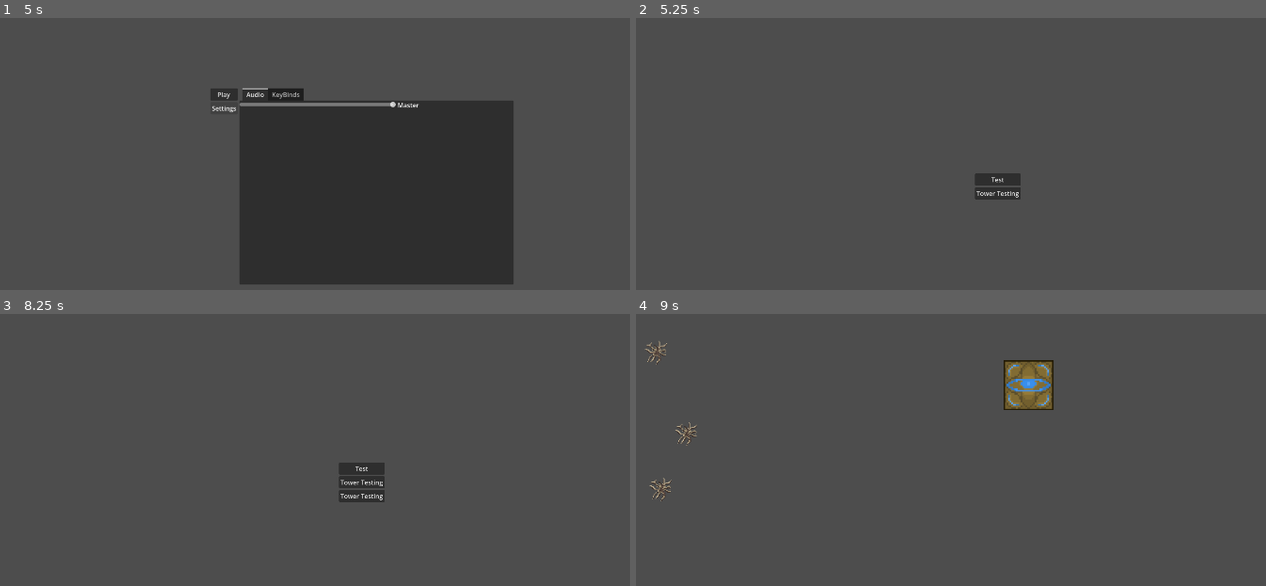
Above: before the commit, frames 1-4 (two rows, left to right).
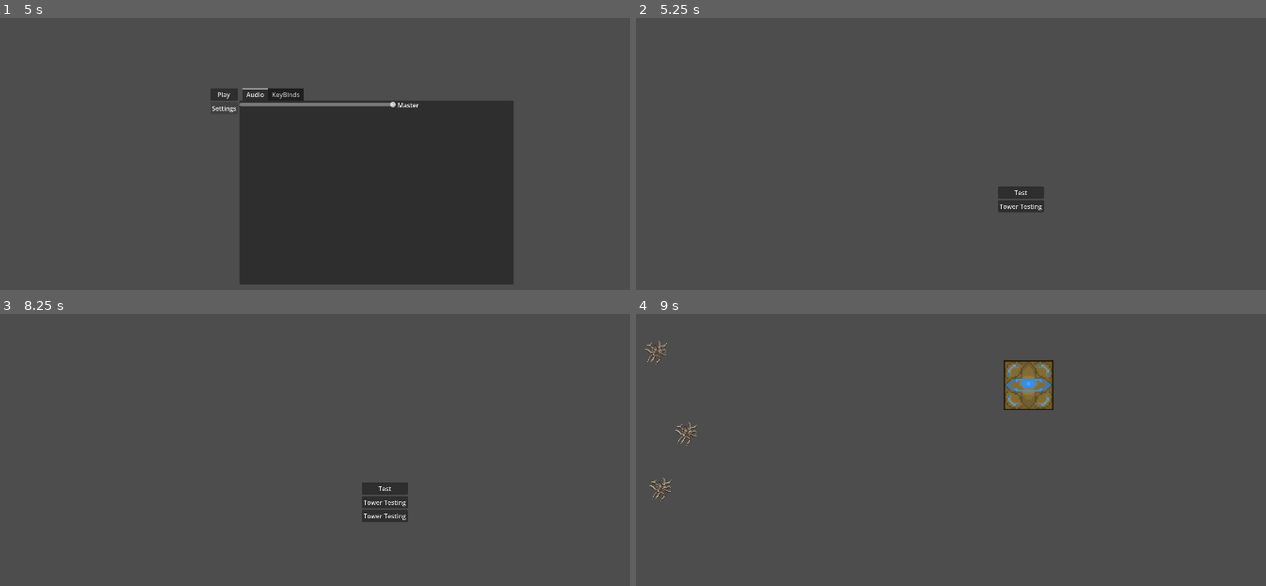
Above: after the commit, the same moments.

Repository: Kaczs/school-jam
Game: Godot game, scene res://Scenes/Levels/test.tscn
Two runs of this game, one before a commit and one after it. Both use one fixed random seed, a clock stepped at 60 frames per second and the inputs below. This scene is started directly instead of the project's main scene. The engine's default icon, where the game draws it, is replaced by a stand-in: a white triangle on a blue panel in a dark square.
Inputs (mouse positions are in pixels of both pictures, inside the frame that each line leads up to):
- Up to frame 1 (5 s): move the mouse to (529, 164) at 0.52 s; tap 2 (global_wind) at 0.6, 2.3 s; click (529, 164) at 0.67 s; tap 1 (local_wind) at 0.8, 3.6 s; drag from (214, 208) to (321, 270) at 1.27 s; move the mouse to (434, 94) at 2.02 s; press the mouse at (434, 94) at 2.03 s; release the mouse at (434, 94) at 2.75 s; drag from (321, 270) to (138, 124) at 2.77 s; move the mouse to (585, 249) at 3.52 s; press the mouse at (585, 249) at 3.53 s; hold Escape (UI_Back) 3.53-4.25 s; release the mouse at (585, 249) at 4.25 s; click "Settings" at 4.25 s
- Up to frame 2 (5.25 s): click "Play" at 5 s
- Up to frame 3 (8.25 s): click "Test" at 5.75 s; drag from (138, 420) to (252, 376) at 6.52 s; move the mouse to (396, 482) at 7.27 s; hold Escape (UI_Back) 7.28-8 s; hold L 7.28-8 s; click (396, 482) at 7.42 s; tap 1 (local_wind) at 7.55 s; click "Play" at 8 s
- Up to frame 4 (9 s): click "Test" at 8.75 s

Frame 1 is identical in both runs. In frame 2, 1.0% of the frame differs, in the area x 53-65%, y 57-72%; in frame 3, 1.4%, in the area x 53-65%, y 54-77%; in frame 4, nothing differs.

Commit message:
made it and now its done

Diff:
--- a/MainMenu/main.tscn
+++ b/MainMenu/main.tscn
@@ -1,8 +1,8 @@
 [gd_scene format=3 uid="uid://hvkuvt05v2x4"]
 
-[ext_resource type="Script" uid="uid://d3d2hk67lu7h4" path="res://MainMenu/main.gd" id="1_gfqty"]
+[ext_resource type="Script" uid="uid://d3d2hk67lu7h4" path="res://Scripts/main.gd" id="1_gfqty"]
 [ext_resource type="PackedScene" uid="uid://d4m7rbp05e81j" path="res://Scenes/Settings/settings_menu.tscn" id="2_jx6g1"]
-[ext_resource type="Script" uid="uid://blbbq7kj04auj" path="res://MainMenu/level_select.gd" id="3_lweib"]
+[ext_resource type="Script" uid="uid://blbbq7kj04auj" path="res://Scripts/level_select.gd" id="3_lweib"]
 
 [node name="Control" type="Control" unique_id=783469329]
 layout_mode = 3
@@ -50,8 +50,12 @@
 grow_vertical = 2
 script = ExtResource("3_lweib")
 
-[node name="VBoxContainer" type="VBoxContainer" parent="LevelSelect" unique_id=335956720]
+[node name="ColorRect" type="ColorRect" parent="LevelSelect" unique_id=152204408]
 layout_mode = 2
+
+[node name="VBoxContainer" type="VBoxContainer" parent="LevelSelect/ColorRect" unique_id=335956720]
+unique_name_in_owner = true
+layout_mode = 0
 
 [connection signal="pressed" from="CenterContainer/HBoxContainer/VBoxContainer/Play" to="." method="_on_play_pressed"]
 [connection signal="pressed" from="CenterContainer/HBoxContainer/VBoxContainer/Settings" to="." method="_on_settings_pressed"]
--- a/Scenes/Levels/test.tscn
+++ b/Scenes/Levels/test.tscn
@@ -4,6 +4,7 @@
 [ext_resource type="Script" uid="uid://cl8kj12qr7r40" path="res://Scripts/test.gd" id="1_ovt37"]
 [ext_resource type="PackedScene" uid="uid://j1ftmn1hkutc" path="res://Scenes/goal.tscn" id="2_4te2q"]
 [ext_resource type="PackedScene" uid="uid://bojvjttovmt8" path="res://Scenes/wind_controller.tscn" id="3_q1p36"]
+[ext_resource type="PackedScene" uid="uid://cvyicx01sm07a" path="res://Scenes/level_menu.tscn" id="5_x0mv3"]
 
 [sub_resource type="NavigationPolygon" id="NavigationPolygon_4te2q"]
 vertices = PackedVector2Array(1139.0938, 0.96875, 1144.8984, 636.6875, 779.02344, 626, 12.9609375, -1.96875, 464.96094, 633.9922, 284.9922, 630, 11.03125, 636.7422)
@@ -34,3 +35,8 @@
 
 [node name="WindController" parent="." unique_id=1545098080 instance=ExtResource("3_q1p36")]
 wind_force = 3000
+
+[node name="CanvasLayer" type="CanvasLayer" parent="." unique_id=1132798308]
+
+[node name="LevelMenu" parent="CanvasLayer" unique_id=2140832043 instance=ExtResource("5_x0mv3")]
+visible = false
--- a/Scenes/Settings/key_binds.gd
+++ b/Scenes/Settings/key_binds.gd
@@ -5,6 +5,8 @@
 var rebindable_actions:Dictionary = {
 	#name of action in project settings : name you want to be displayed to the user,
 	#"crouch_action":"Crouch"
+	"global_wind" : "Global Wind",
+	"local_wind": "Local Wind"
 }
 
 
--- a/Scenes/Settings/key_binds.tscn
+++ b/Scenes/Settings/key_binds.tscn
@@ -1,6 +1,6 @@
 [gd_scene format=3 uid="uid://e6q06jshe80m"]
 
-[ext_resource type="Script" uid="uid://bhjhe0nqu2rtr" path="res://Settings/key_binds.gd" id="1_gld33"]
+[ext_resource type="Script" uid="uid://bhjhe0nqu2rtr" path="res://Scenes/Settings/key_binds.gd" id="1_gld33"]
 
 [node name="KeyBinds" type="Control" unique_id=1967009364]
 layout_mode = 3
--- /dev/null
+++ b/Scenes/level_menu.tscn
@@ -0,0 +1,51 @@
+[gd_scene format=3 uid="uid://cvyicx01sm07a"]
+
+[ext_resource type="Script" uid="uid://bpii6kpmwhgxn" path="res://Scripts/level_menu.gd" id="1_c64aj"]
+[ext_resource type="PackedScene" uid="uid://d4m7rbp05e81j" path="res://Scenes/Settings/settings_menu.tscn" id="2_ymr0u"]
+
+[node name="LevelMenu" type="Control" unique_id=2140832043]
+layout_mode = 3
+anchors_preset = 15
+anchor_right = 1.0
+anchor_bottom = 1.0
+grow_horizontal = 2
+grow_vertical = 2
+script = ExtResource("1_c64aj")
+
+[node name="CenterContainer" type="CenterContainer" parent="." unique_id=1376843093]
+custom_minimum_size = Vector2(700, 500)
+layout_mode = 1
+anchors_preset = 15
+anchor_right = 1.0
+anchor_bottom = 1.0
+grow_horizontal = 2
+grow_vertical = 2
+
+[node name="VBoxContainer" type="VBoxContainer" parent="CenterContainer" unique_id=1517618126]
+layout_mode = 2
+
+[node name="Resume" type="Button" parent="CenterContainer/VBoxContainer" unique_id=2001068849]
+layout_mode = 2
+text = "Resume"
+
+[node name="Restart" type="Button" parent="CenterContainer/VBoxContainer" unique_id=1998546613]
+layout_mode = 2
+text = "Restart"
+
+[node name="Settings" type="Button" parent="CenterContainer/VBoxContainer" unique_id=156300432]
+layout_mode = 2
+text = "Settings"
+
+[node name="MainMenu" type="Button" parent="CenterContainer/VBoxContainer" unique_id=1117043329]
+layout_mode = 2
+text = "Main Menu"
+
+[node name="Settings2" parent="CenterContainer" unique_id=1794996779 instance=ExtResource("2_ymr0u")]
+visible = false
+custom_minimum_size = Vector2(700, 500)
+layout_mode = 2
+
+[connection signal="pressed" from="CenterContainer/VBoxContainer/Resume" to="." method="_on_resume_pressed"]
+[connection signal="pressed" from="CenterContainer/VBoxContainer/Restart" to="." method="_on_restart_pressed"]
+[connection signal="pressed" from="CenterContainer/VBoxContainer/Settings" to="." method="_on_settings_pressed"]
+[connection signal="pressed" from="CenterContainer/VBoxContainer/MainMenu" to="." method="_on_main_menu_pressed"]
--- /dev/null
+++ b/Scripts/level_menu.gd
@@ -0,0 +1,33 @@
+extends Control
+
+@export var currenct_level:String
+@onready var settings = $CenterContainer/Settings2
+@onready var menu_buttons = $CenterContainer/VBoxContainer
+
+func _on_resume_pressed() -> void:
+	self.hide()
+
+
+func _on_restart_pressed() -> void:
+	get_tree().change_scene_to_file(currenct_level)
+
+
+func _on_main_menu_pressed() -> void:
+	get_tree().change_scene_to_file("res://MainMenu/main.tscn")
+
+
+func _input(event: InputEvent) -> void:
+	if event.is_action_pressed("UI_open_menu") and not self.visible:
+		self.show()
+		return
+	if event.is_action_pressed("UI_Back"):
+		if not menu_buttons.visible:
+			menu_buttons.show()
+			settings.hide()
+		else:
+			self.hide()
+
+
+func _on_settings_pressed() -> void:
+	settings.show()
+	menu_buttons.hide()
--- a/MainMenu/level_select.gd
+++ b/Scripts/level_select.gd
@@ -1,5 +1,5 @@
 extends CenterContainer
-@onready var button_container = $VBoxContainer
+@onready var button_container = %VBoxContainer
 
 func _ready() -> void:
 	var unlocked_levels:Array = LevelManager.unlocked_levels
--- a/project.godot
+++ b/project.godot
@@ -56,6 +56,11 @@
 , Object(InputEventMouseButton,"resource_local_to_scene":false,"resource_name":"","device":-1,"window_id":0,"alt_presse …(244 unchanged characters)…
 ]
 }
+UI_open_menu={
+"deadzone": 0.2,
+"events": [Object(InputEventKey,"resource_local_to_scene":false,"resource_name":"","device":-1,"window_id":0,"alt_pressed":false,"shift_pressed":false,"ctrl_pressed":false,"meta_pressed":false,"pressed":false,"keycode":0,"physical_keycode":4194305,"key_label":0,"unicode":0,"location":0,"echo":false,"script":null)
+]
+}
 
 [physics]
 
Not shown, added: Scripts/level_menu.gd.uid
Renamed: MainMenu/level_select.gd.uid -> Scripts/level_select.gd.uid
Renamed: MainMenu/main.gd.uid -> Scripts/main.gd.uid
